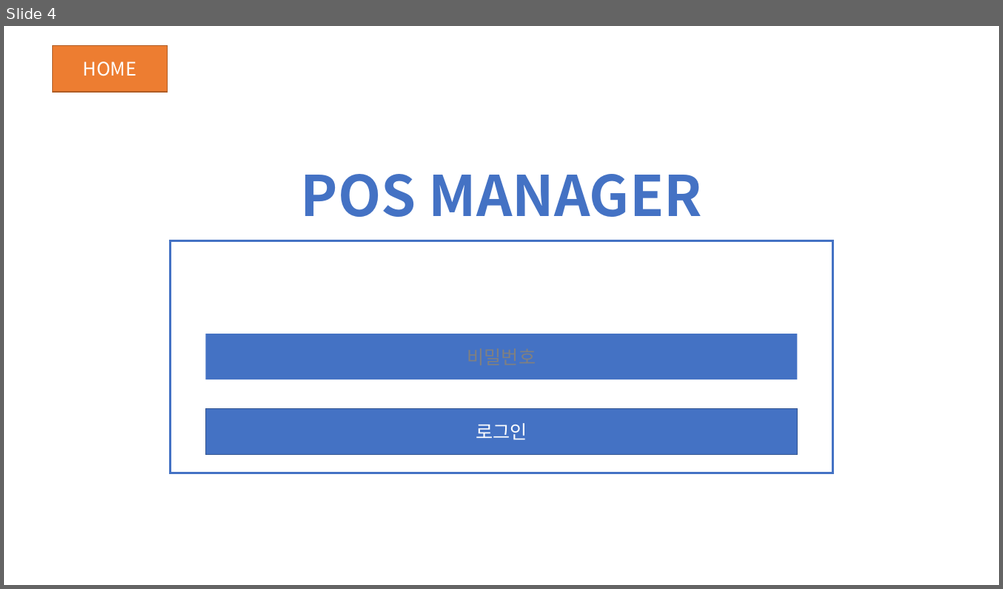
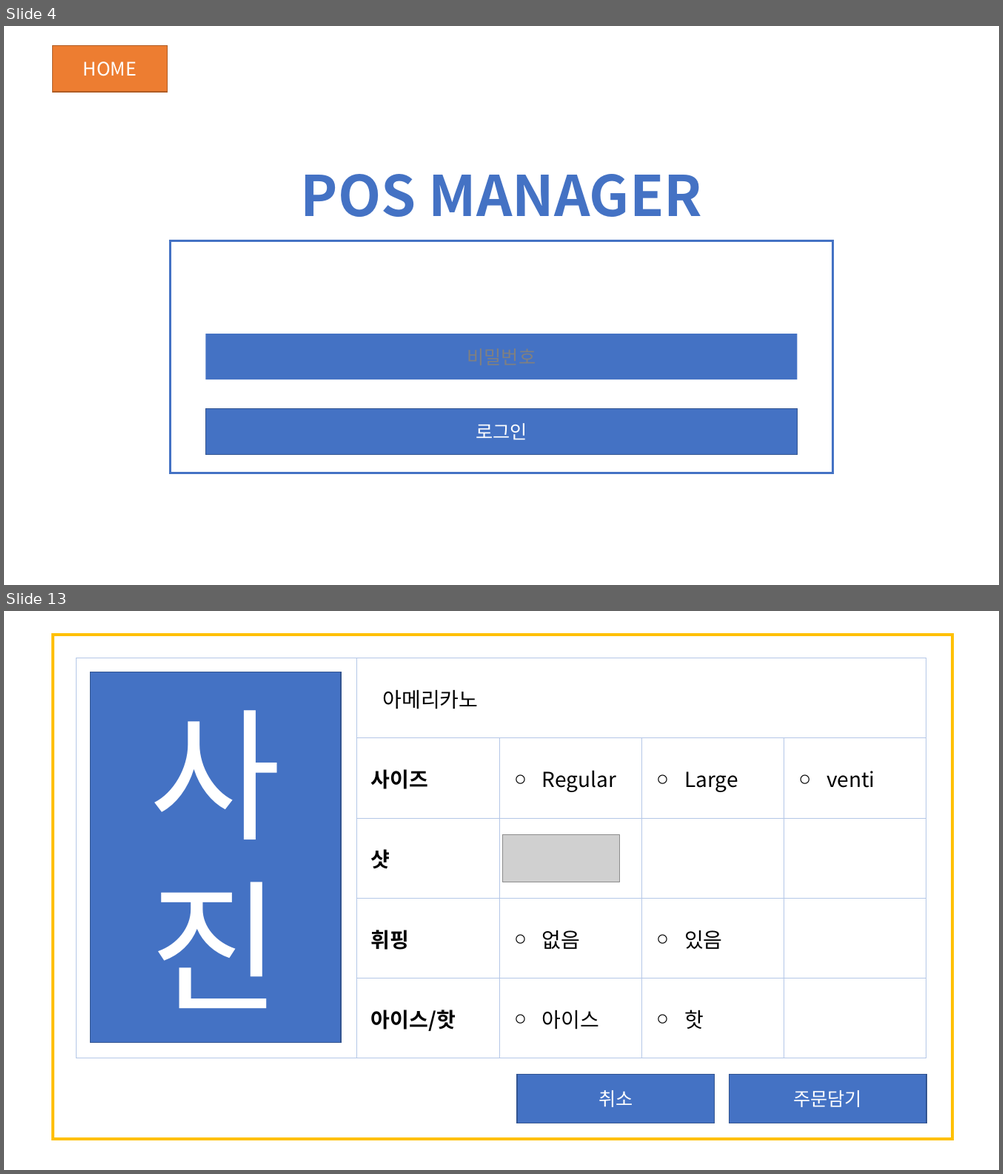
Before and after one commit to JinSolKwon/cafeKiosk, a slide deck: design/키오스크 UI.pptx. Shown one above the other, each under a label of ours: slide 4 before the commit, slides 4 and 13 after it; the slides between them are not shown. The pictures are 1003x589 and 1003x1174 pixels, drawn with LibreOffice and Linux fonts; fonts in the diff are those of the drawing; grey boxes stand for pictures. Boxes give left, top, right and bottom in pixels: in the first picture for what was removed or moved away, otherwise in the second. Text is boxed around its words. In the diff, an @@ line names an element or a change of style, - is before the commit and + after.

```diff
--- a/design/키오스크 UI.pptx
+++ b/design/키오스크 UI.pptx
@@ slide 13 added at (4,611,999,1170), background #FFFFFF @@
@@ rectangle added at (53,635,951,1139), fill #FFFFFF, outline #FFC000 3 pt @@
@@ table added at (77,658,928,1059), 5 rows, 5 columns @@
+사진 | 아메리카노 |  |  | 
+ | 사이즈 | Regular | Large | venti
+ | 샷 |  |  | 
+ | 휘핑 | 없음 | 있음 | 
+ | 아이스/핫 | 아이스 | 핫 | 
@@ rectangle added at (90,672,341,1043), fill #4472C4, outline #325491 1 pt @@
@@ picture added at (503,834,620,883) @@
@@ rectangle added at (518,1075,714,1124), fill #4472C4, outline #325491 1 pt, 18 pt, text #FFFFFF @@
+취소
@@ rectangle added at (729,1075,926,1124), fill #4472C4, outline #325491 1 pt, 18 pt, text #FFFFFF @@
+주문담기
```
Also in this commit, not shown: 3 slides changed, 9 other slides added, 1 slide removed, 3 other files.
